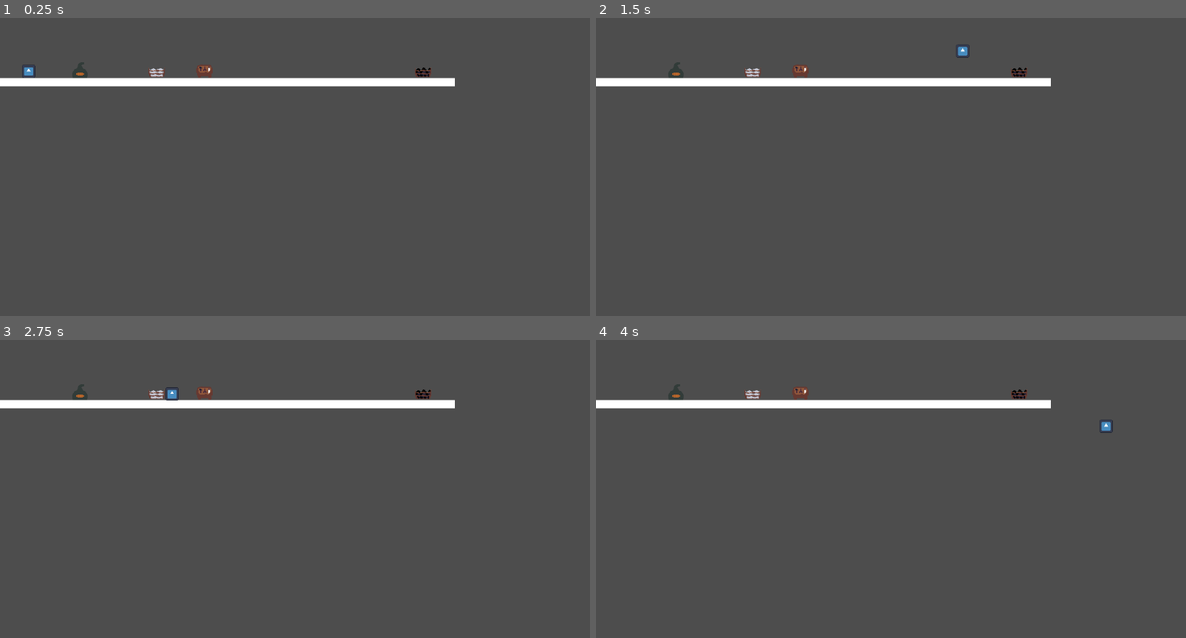
Above: before the commit, frames 1-4 (two rows, left to right).
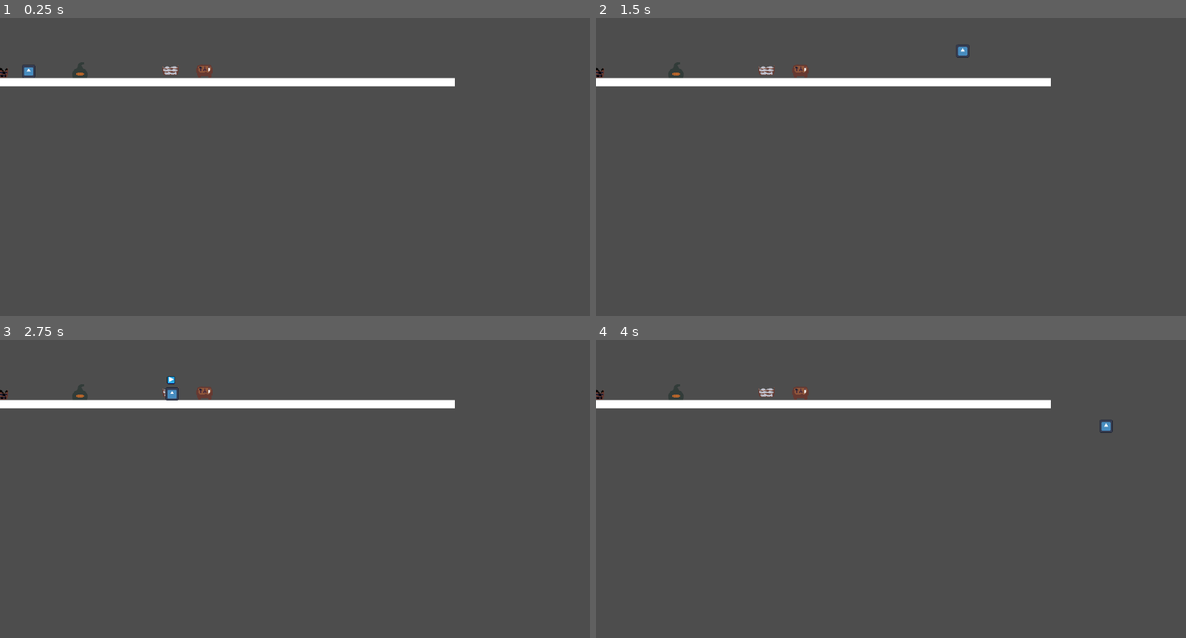
Above: after the commit, the same moments.

Repository: LeonardoSeijiNakayama/DACC_Station2-G1
Game: Godot game, scene res://Stations/placeholders/TesteStations.tscn
Same seed, same stepped clock (60 frames per second), same inputs: the game is played once before the commit and once after it. This scene is started directly instead of the project's main scene. The engine's default icon, where the game draws it, is replaced by a stand-in: a white triangle on a blue panel in a dark square.
Inputs:
- Up to frame 1 (0.25 s): no input
- Up to frame 2 (1.5 s): tap Enter (ui_accept) at 0.5 s; hold Shift (Dash) 0.53-1.28 s; hold D (Direita) from 0.53 s (still down); tap Space (Pulo) at 0.77 s; tap Shift (Dash) at 1.35 s
- Up to frame 3 (2.75 s): tap Space (Pulo) at 1.52 s; release D (Direita) at 2.03 s; hold A (Esquerda) from 2.03 s (still down); hold Shift (Dash) from 2.03 s (still down)
- Up to frame 4 (4 s): release A (Esquerda) at 2.78 s; release Shift (Dash) at 2.78 s; hold D (Direita) from 2.78 s (still down); tap Shift (Dash) at 2.85 s; tap Space (Pulo) at 3.02, 3.77 s; hold Shift (Dash) from 3.53 s (still down)

The runs differ from the first frame. In frame 1, 0.2% of the frame differs, in the area x 0-74%, y 15-21%; in frame 2, 0.2%; in frame 3, 0.2%; in frame 4, 0.2%.

Commit message:
Commit antigo, nao sei o que faz.. Se der ruim arrumo depois

Diff:
--- a/Stations/placeholders/TesteStations.tscn
+++ b/Stations/placeholders/TesteStations.tscn
@@ -1,9 +1,9 @@
-[gd_scene format=3 uid="uid://d1vg6gdn5xgol"]
+[gd_scene format=3 uid="uid://ddtyaudisbpsx"]
 
 [ext_resource type="Texture2D" uid="uid://b50bmvt4h1vfc" path="res://Stations/placeholders/white_wall_ph.png" id="1_4uf6t"]
-[ext_resource type="PackedScene" uid="uid://btoppmhcvd8gt" path="res://Stations/Mina.tscn" id="2_ml3hp"]
-[ext_resource type="PackedScene" uid="uid://duep6t45g3ar7" path="res://Stations/Station.tscn" id="3_2ib5e"]
-[ext_resource type="PackedScene" uid="uid://cekex40d5qa86" path="res://player.tscn" id="4_80hx1"]
+[ext_resource type="PackedScene" path="res://Stations/Mina.tscn" id="2_80hx1"]
+[ext_resource type="PackedScene" path="res://Stations/Station.tscn" id="3_2ib5e"]
+[ext_resource type="PackedScene" uid="uid://br2e0formky1t" path="res://player.tscn" id="4_80hx1"]
 
 [sub_resource type="RectangleShape2D" id="RectangleShape2D_ml3hp"]
 size = Vector2(16, 16)
@@ -22,11 +22,11 @@
 [node name="Sprite2D" type="Sprite2D" parent="StaticBody2D" unique_id=979270388]
 texture = ExtResource("1_4uf6t")
 
-[node name="MinaCarvao" parent="." unique_id=2038531751 instance=ExtResource("2_ml3hp")]
-position = Vector2(826, 140)
+[node name="MinaCarvao" parent="." unique_id=2038531751 instance=ExtResource("2_80hx1")]
+position = Vector2(0, 141)
 
-[node name="MinaFerro" parent="." unique_id=1199139156 instance=ExtResource("2_ml3hp")]
-position = Vector2(306, 140)
+[node name="MinaFerro" parent="." unique_id=450268369 instance=ExtResource("2_80hx1")]
+position = Vector2(333, 136)
 type = 1
 
 [node name="Fornalha" parent="." unique_id=999989629 instance=ExtResource("3_2ib5e")]
--- a/enemies/enemy_test_world.tscn
+++ b/enemies/enemy_test_world.tscn
@@ -10,7 +10,6 @@
 position = Vector2(574, 623)
 
 [node name="Camera2D" type="Camera2D" parent="." unique_id=1803196305]
-position = Vector2(583, 329)
 limit_left = 0
 limit_top = 0
 limit_right = 1152
--- a/player.gd
+++ b/player.gd
@@ -75,7 +75,7 @@
 	match holding: # State Machine que varia entre Segurando ou Nao Segurando
 		true: # Se estiver segurando
 			# a posicao do item ficara relacionada a posicao do player
-			item_hold_id.position.x = Vector2(position.x, position.y - 30)
+			item_hold_id.position = Vector2(position.x, position.y - 30)
 			if Input.is_action_just_pressed("ui_accept"): # Se apertar a tecla [Enter]
 				item_hold_id.freeze = false # Item descongela
 				item_hold_id = null # esquece o no do item
Not shown: 1 places in player.tscn that only renumber resources
